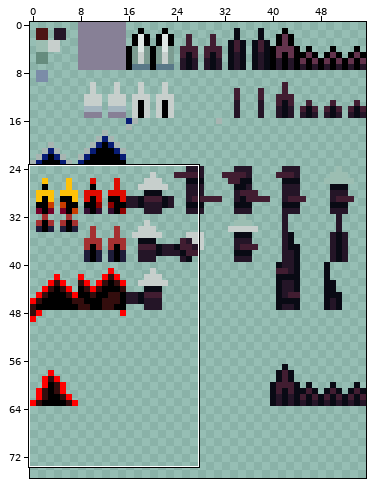
Edited in one commit: sprite sheet (sprites/spr_spines_tileset/edfb4a30-14fc-408e-8716-15761f76d7bc.png). Above: a wide view before the commit, with the close-up outlined.
Close-up. Before:
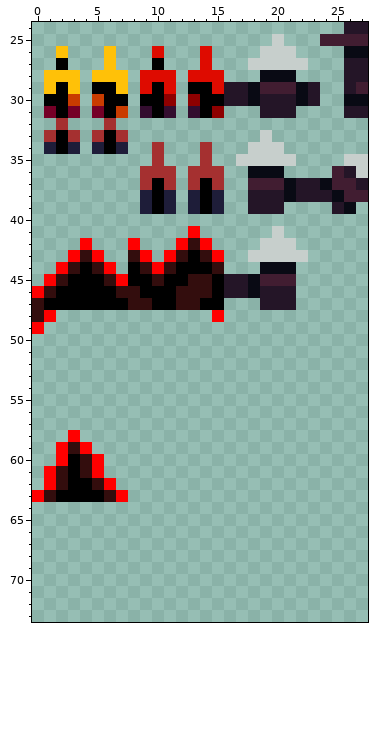
The file is 56x120 pixels. Shown: x 0..27, y 24..73. The wide view leaves out empty margins.
After:
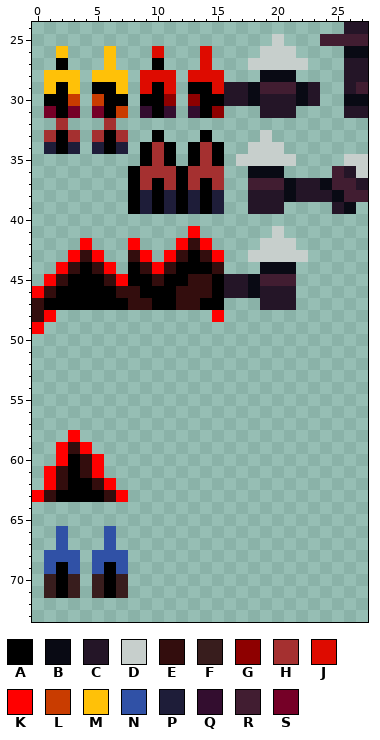
Palette (. is transparent): A #000000  B #090a14  C #241527  D #c7cfcc  E #330d0d  F #381d1d  G #8e0000  H #a53030  J #de0b00  K #ff0000  L #c93c00  M #ffc108  N #3051a6  P #1e1d39  Q #330d2f  R #411d31  S #750027
What changed:
y 33: x 10 . -> A; x 14 . -> A
y 34..35: x 9 . -> A; x 11 . -> A; x 13 . -> A; x 15 . -> A
y 36..39: x 8 . -> A; x 12 . -> A
y 66..67: x 2 . -> N; x 6 . -> N
y 68: x 1..3 ... -> NNN; x 5..7 ... -> NNN
y 69: x 1..3 ... -> NAN; x 5..7 ... -> NAN
y 70..71: x 1..3 ... -> FAF; x 5..7 ... -> FAF
